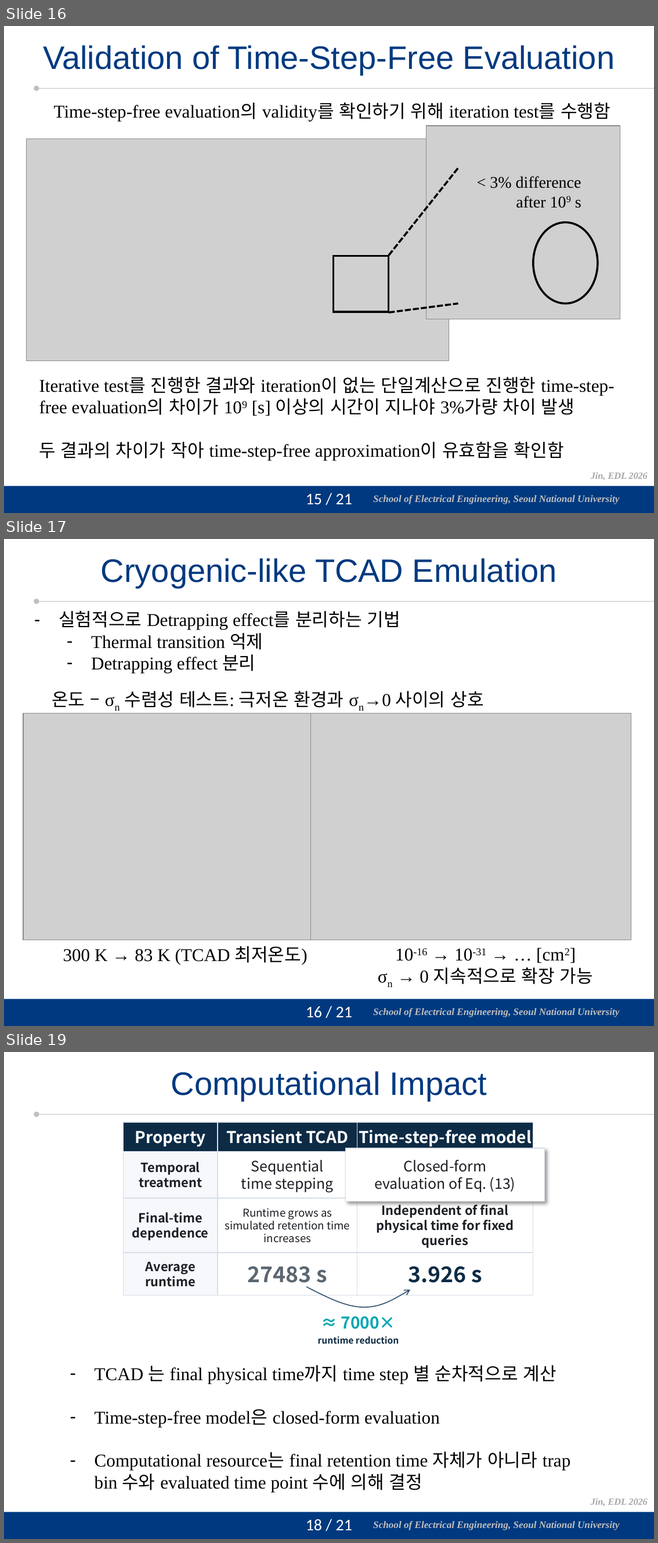
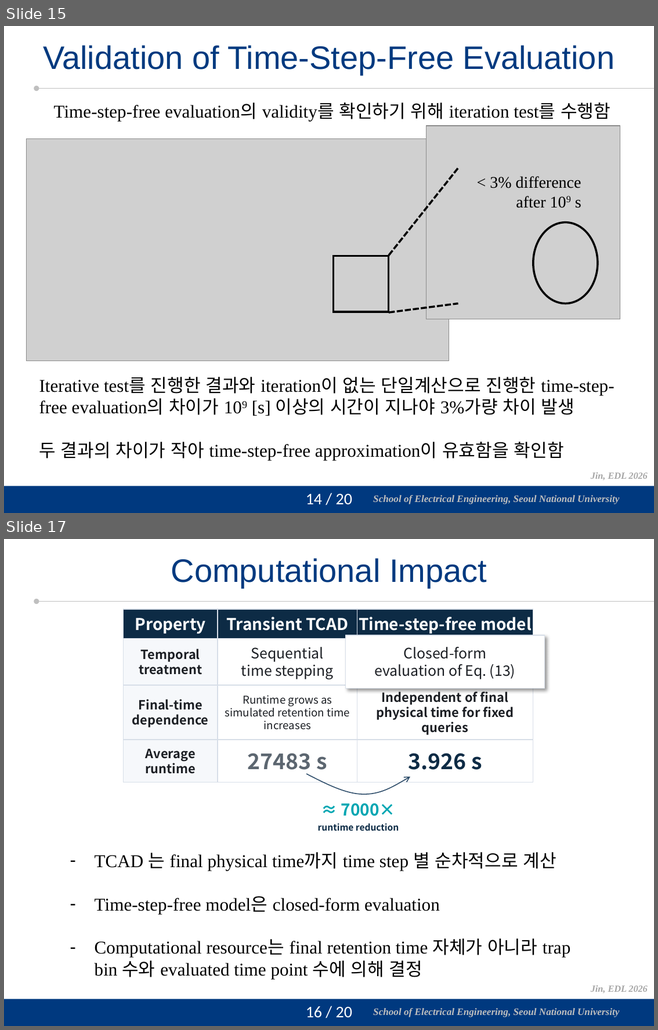
Before and after one commit to vectorcont62-dev/Graduation-SNU-MS, a slide deck: 진명 석사졸업 연구 정리 - 피드백 반영.pptx. Shown one above the other, each under a label of ours: slides 16, 17 and 19 before the commit, slides 15 and 17 after it; the slides between them are not shown. The pictures are 658x1543 and 658x1030 pixels, drawn with LibreOffice and Linux fonts; fonts in the diff are those of the drawing; grey boxes stand for pictures; background and template pictures are left out. Boxes give left, top, right and bottom in pixels: in the first picture for what was removed or moved away, otherwise in the second. Text is boxed around its words. In the diff, an @@ line names an element or a change of style, - is before the commit and + after.

```diff
--- a/진명 석사졸업 연구 정리 - 피드백 반영.pptx
+++ b/진명 석사졸업 연구 정리 - 피드백 반영.pptx
@@ slide 17 removed at (4, 539, 654, 1026), background #FFFFFF; not listed: 4 template elements that a slide beside it also shows @@
@@ title removed at (101, 558, 557, 588) @@
-Cryogenic-like TCAD Emulation
@@ text removed at (59, 611, 400, 673) @@
-– 실험적으로 Detrapping effect를 분리하는 기법
-  – Thermal transition 억제
-  – Detrapping effect 분리
@@ text removed at (52, 691, 483, 708) @@
-온도 – σn 수렴성 테스트: 극저온 환경과 σn→0 사이의 상호
@@ picture removed at (24, 714, 344, 940) @@
@@ picture removed at (311, 714, 631, 940) @@
@@ text removed at (63, 946, 307, 965) @@
-300 K → 83 K (TCAD 최저온도)
@@ text removed at (395, 948, 593, 984) @@
-10-16 → 10-31 → … [cm2]
-σn → 0 지속적으로 확장 가능
@@ what was slide 16 is now slide 15 @@
@@ page number at (306, 494, 352, 504): text changed @@
-15 / 21
+14 / 20
@@ what was slide 19 is now slide 17 @@
@@ page number at (306, 1006, 352, 1018): text changed @@
-18 / 21
+16 / 20
```
Also in this commit, not shown: 3 slides changed, 2 slides added, 1 other slide removed, 1 other file.
